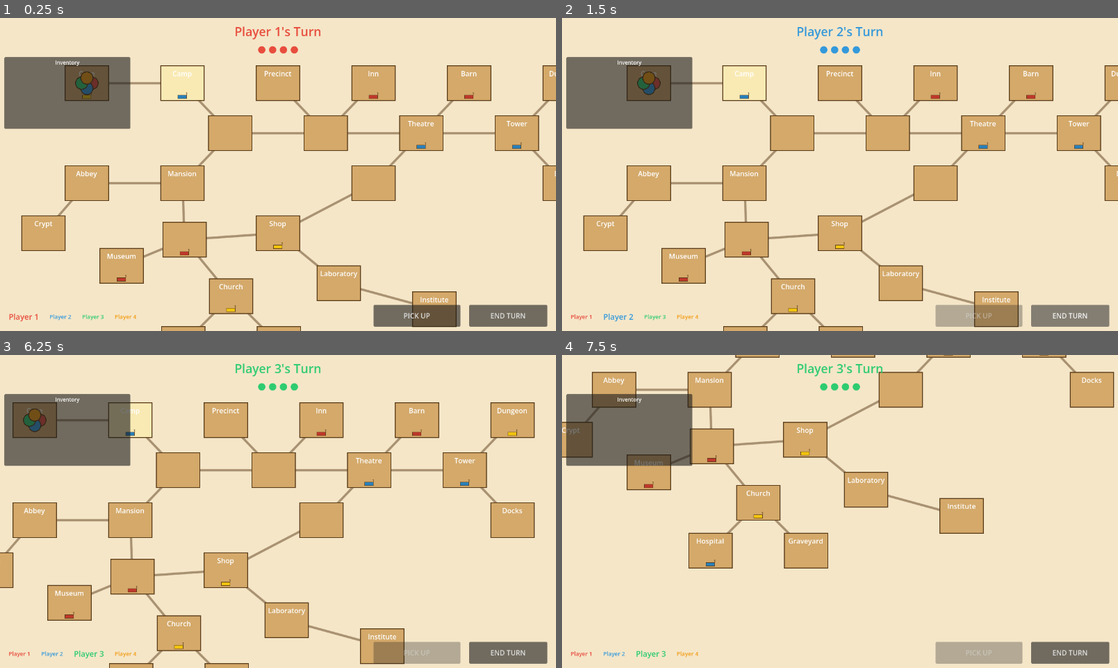
Above: before the commit, frames 1-4 (two rows, left to right).
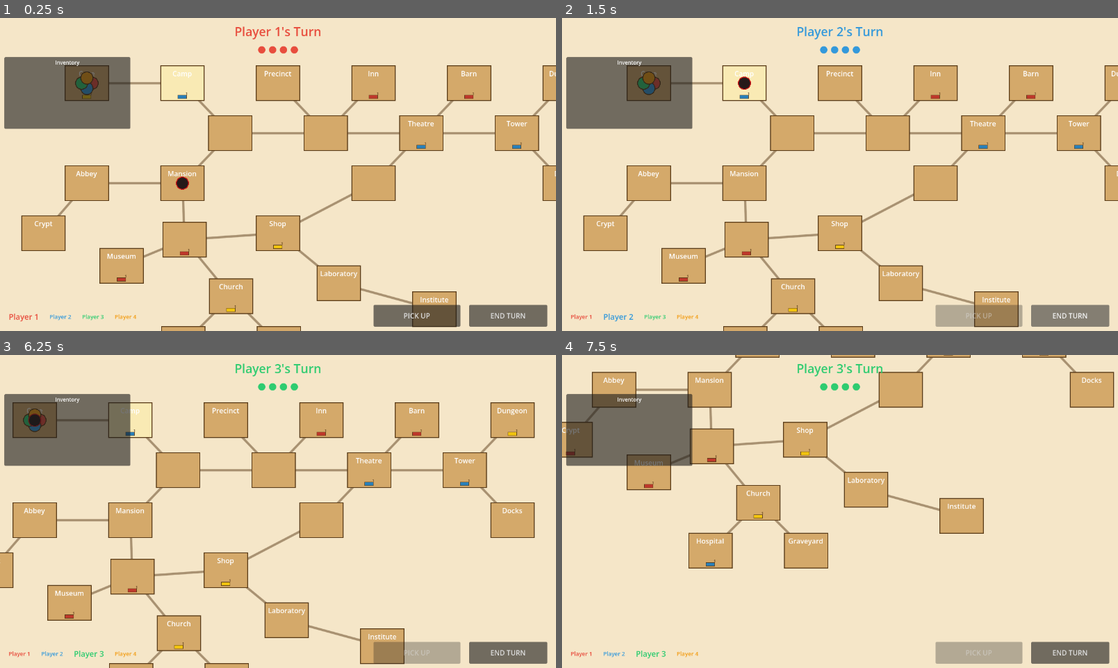
Above: after the commit, the same moments.

Repository: arlopurcell/horrified-board-game
Game: Godot game, scene res://scenes/Main.tscn
The game is run twice, just before and just after one commit, with the same random seed, the same clock (stepped at 60 frames per second) and the same inputs. The project has no main scene, so this scene is started directly.
Inputs (mouse positions are in pixels of both pictures, inside the frame that each line leads up to):
- Up to frame 1 (0.25 s): no input
- Up to frame 2 (1.5 s): click "PICK UP" at 0.5 s; click "END TURN" at 1.25 s
- Up to frame 3 (6.25 s): tap Enter at 2 s; move the mouse to (66, 401) at 2.02 s; hold D 2.03-2.78 s; click (66, 401) at 2.17 s; move the mouse to (38, 401) at 2.77 s; hold S 2.78-3.53 s; click (38, 401) at 2.92 s; move the mouse to (222, 380) at 3.52 s; hold D 3.53-4.28 s; click (222, 380) at 3.67 s; move the mouse to (289, 373) at 4.27 s; hold W 4.28-5.03 s; click (289, 373) at 4.42 s; move the mouse to (88, 392) at 5.02 s; hold A from 5.03 s (still down); click (88, 392) at 5.17 s; move the mouse to (116, 401) at 5.77 s; click (116, 401) at 5.92 s
- Up to frame 4 (7.5 s): move the mouse to (1001, 401) at 6.52 s; release A at 6.53 s; hold S 6.53-7.28 s; click (1001, 401) at 6.67 s; move the mouse to (723, 436) at 7.27 s; hold D from 7.28 s (still down); click (723, 436) at 7.42 s

The runs differ from the first frame. In frame 1, less than 0.1% of the frame differs, in the area x 31-34%, y 50-55%; in frame 2, less than 0.1%, in the area x 31-34%, y 18-23%; in frame 3, less than 0.1%; in frame 4, less than 0.1%.

Commit message:
feat: add Monsters node and wire MonsterManager setup in Main
Co-Authored-By: Claude Sonnet 4.6 <noreply@anthropic.com>

Diff:
--- a/scenes/Main.gd
+++ b/scenes/Main.gd
@@ -5,8 +5,12 @@
 
 func _ready() -> void:
 	GameManager.start_game(PLAYER_COUNT)
+	var base_monster := load("res://resources/data/base_monster.tres") as MonsterData
+	var deck_data := load("res://resources/data/monster_deck.tres") as MonsterDeckData
+	MonsterManager.setup([base_monster], deck_data)
 	$UI.setup(GameManager.players)
 	$Players.setup(GameManager.players, $Board)
+	$Monsters.setup(MonsterManager.monsters, $Board)
 
 func _process(delta: float) -> void:
 	var camera := $Board/Camera2D as Camera2D
--- a/scenes/Main.tscn
+++ b/scenes/Main.tscn
@@ -1,9 +1,10 @@
-[gd_scene load_steps=5 format=3]
+[gd_scene load_steps=6 format=3]
 
 [ext_resource type="Script" path="res://scenes/Main.gd" id="1"]
 [ext_resource type="Script" path="res://scenes/Board.gd" id="2"]
 [ext_resource type="Script" path="res://scenes/Players.gd" id="3"]
 [ext_resource type="PackedScene" path="res://scenes/UI.tscn" id="4"]
+[ext_resource type="Script" path="res://scenes/Monsters.gd" id="5"]
 
 [node name="Main" type="Node"]
 script = ExtResource("1")
@@ -17,4 +18,7 @@
 [node name="Players" type="Node" parent="."]
 script = ExtResource("3")
 
+[node name="Monsters" type="Node" parent="."]
+script = ExtResource("5")
+
 [node name="UI" parent="." instance=ExtResource("4")]
--- /dev/null
+++ b/scenes/Monsters.gd
@@ -0,0 +1,42 @@
+extends Node
+
+const MonsterTokenScene := preload("res://scenes/MonsterToken.tscn")
+
+var _tokens: Array[MonsterToken] = []
+var _board: Board = null
+
+func setup(monster_list: Array[MonsterData], board: Board) -> void:
+	_board = board
+	for monster in monster_list:
+		var token: MonsterToken = MonsterTokenScene.instantiate()
+		add_child(token)
+		token.setup(monster)
+		_tokens.append(token)
+	MonsterManager.monsters_moved.connect(_on_monsters_moved)
+	_place_all_tokens()
+
+func _on_monsters_moved() -> void:
+	_place_all_tokens()
+
+func _place_all_tokens() -> void:
+	if MonsterManager.monsters.size() != _tokens.size():
+		push_error("Monsters.gd: token/monster count mismatch")
+		return
+	var by_space: Dictionary = {}
+	for i in range(MonsterManager.monsters.size()):
+		var sid := MonsterManager.monsters[i].current_space_id
+		if sid not in by_space:
+			by_space[sid] = []
+		by_space[sid].append(i)
+	for space_id in by_space:
+		var occupants: Array = by_space[space_id]
+		var base := _board.get_space_center(space_id)
+		for j in range(occupants.size()):
+			var idx: int = occupants[j]
+			_tokens[idx].move_to(base + _cluster_offset(j, occupants.size()))
+
+func _cluster_offset(slot: int, total: int) -> Vector2:
+	if total == 1:
+		return Vector2.ZERO
+	var angle := (TAU / total) * slot
+	return Vector2(cos(angle), sin(angle)) * 12.0
